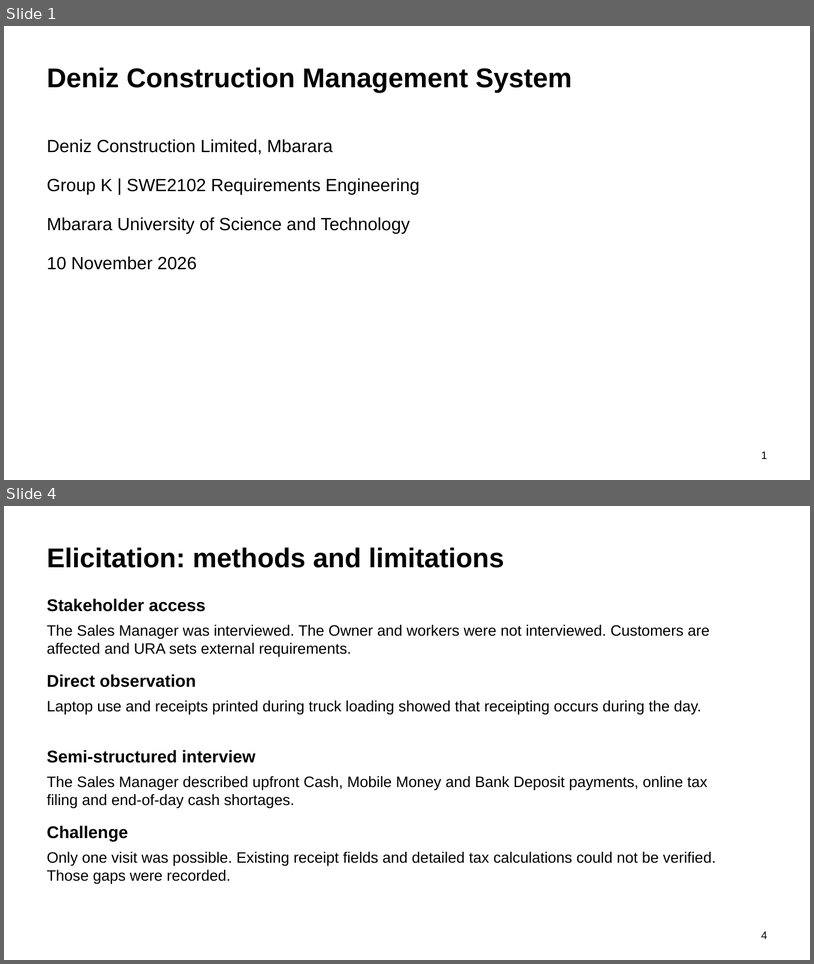
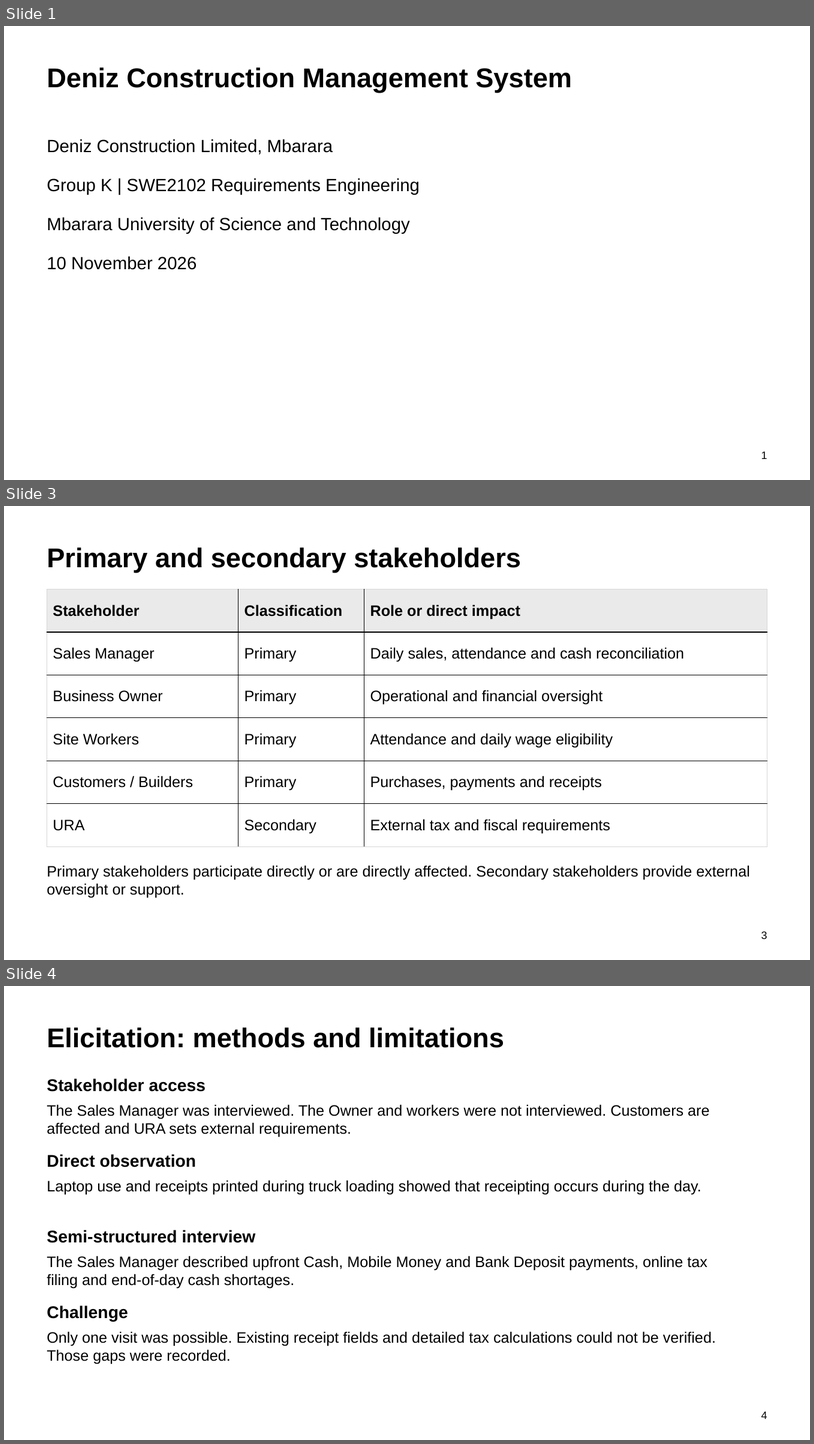
Before and after one commit to mugmarp/requirements-engineering-project-exercise, a slide deck: project_deliverables/PhaseFinal_Grand-Project-Presentation.pptx. Shown one above the other, each under a label of ours: slides 1 and 4 before the commit, slides 1, 3 and 4 after it; the slides between them are not shown. The pictures are 814x964 and 814x1444 pixels, drawn with LibreOffice and Linux fonts; fonts in the diff are those of the drawing. Boxes give left, top, right and bottom in pixels: in the first picture for what was removed or moved away, otherwise in the second. Text is boxed around its words. In the diff, an @@ line names an element or a change of style, - is before the commit and + after.

Commit message:
Align requirements documents, stories and presentation guidance

```diff
--- a/project_deliverables/PhaseFinal_Grand-Project-Presentation.pptx
+++ b/project_deliverables/PhaseFinal_Grand-Project-Presentation.pptx
@@ slide 3 added at bbox=[4, 506, 810, 960], background #FFFFFF @@
@@ text added at bbox=[47, 547, 521, 572], 32.2 pt, text #000000, bold @@
+Primary and secondary stakeholders
@@ table added at bbox=[47, 589, 768, 847], 6 rows, 3 columns @@
+Stakeholder | Classification | Role or direct impact
+Sales Manager | Primary | Daily sales, attendance and cash reconciliation
+Business Owner | Primary | Operational and financial oversight
+Site Workers | Primary | Attendance and daily wage eligibility
+Customers / Builders | Primary | Purchases, payments and receipts
+URA | Secondary | External tax and fiscal requirements
@@ text added at bbox=[47, 865, 750, 898], 18 pt, text #000000 @@
+Primary stakeholders participate directly or are directly affected. Secondary stakeholders provide external oversight or support.
@@ text added at bbox=[762, 931, 768, 939], 12.8 pt, text #000000 @@
+3
```
Also in this commit, not shown: 3 slides changed, 1 other slide added, 2 slides removed, 20 other files.
